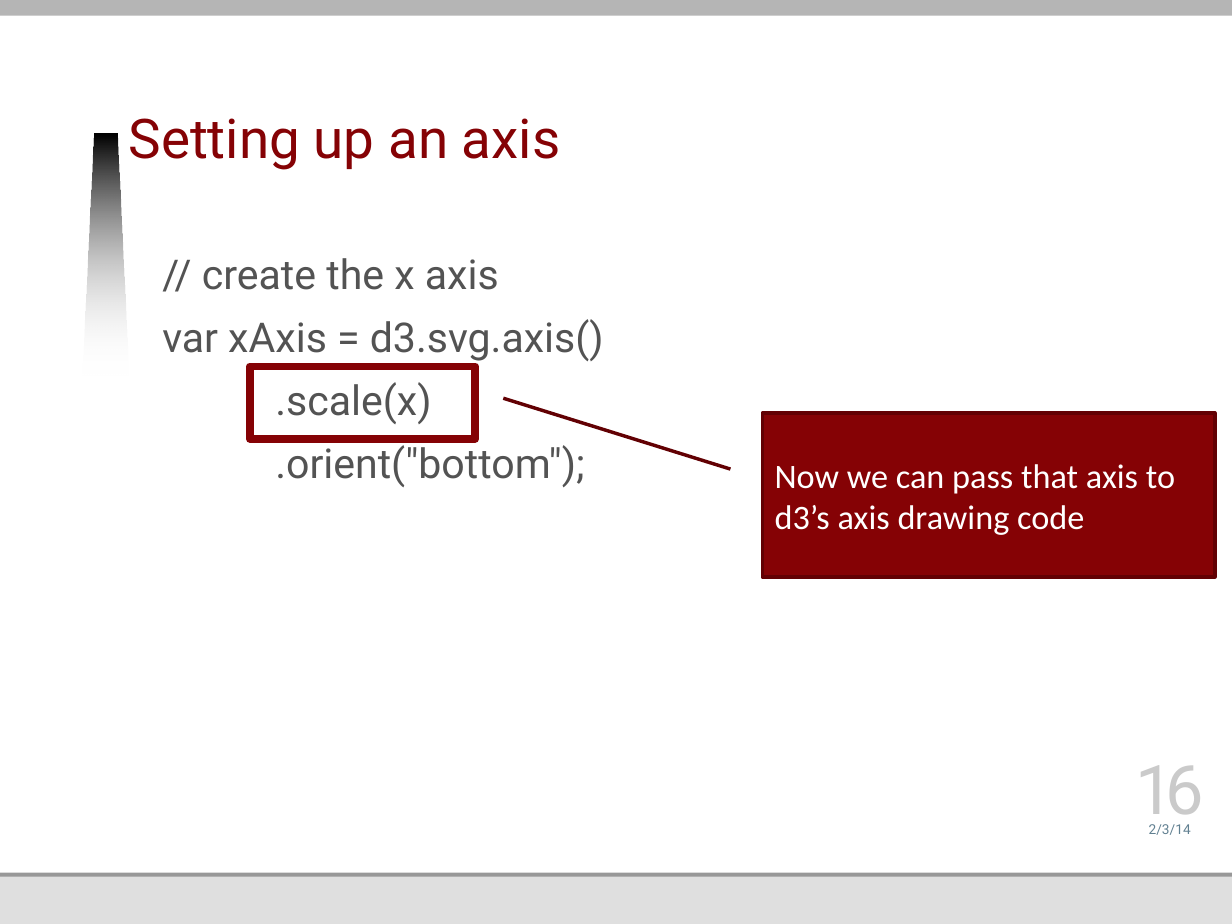
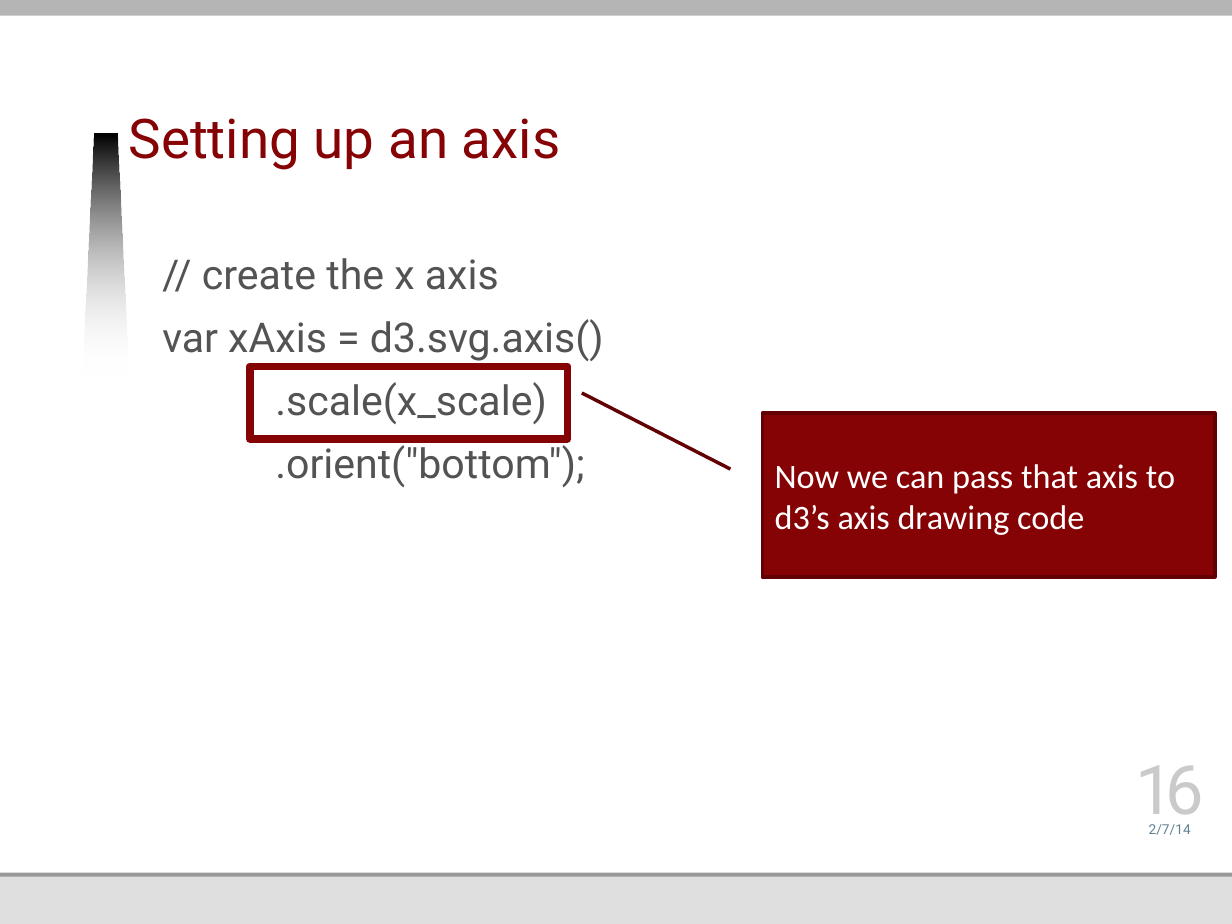
Before and after one commit to jmankoff/data, a slide deck: slide 16 of Lectures/Byte 3.pptx. Drawn at 1232x924 pixels with LibreOffice and Linux fonts; fonts in the diff are those of the drawing; background and template pictures are left out. Boxes give left, top, right and bottom in pixels: in the first picture for what was removed or moved away, otherwise in the second. Text is boxed around its words. In the diff, an @@ line names an element or a change of style, - is before the commit and + after.

Commit message:
changed 'x' to 'x_scale' and 'y' to 'y_scale'

```diff
--- a/Lectures/Byte 3.pptx
+++ b/Lectures/Byte 3.pptx
@@ rectangle: place and size @@
-rectangle at bbox=[250, 366, 476, 439]
+rectangle at bbox=[250, 366, 568, 439]
@@ text at bbox=[275, 382, 547, 424]: text changed @@
-.scale(x)
+.scale(x_scale)
@@ text at bbox=[1149, 824, 1191, 835]: text changed @@
-2/3/14
+2/7/14
```
Also in this commit, not shown: 48 other slides changed, 1 other file.
